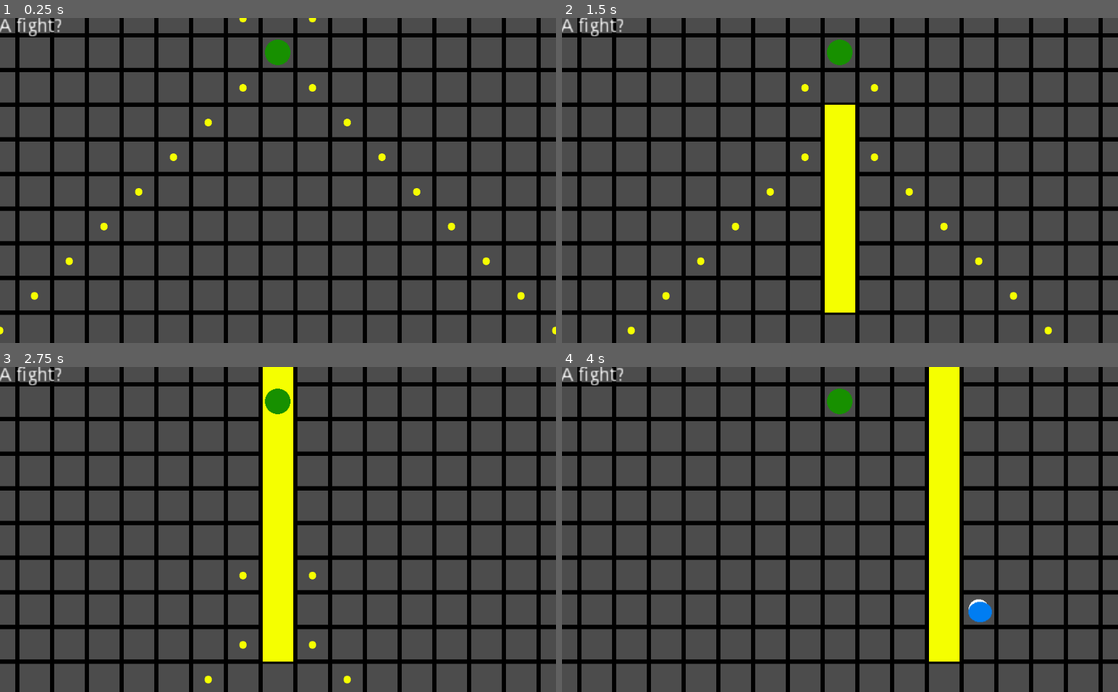
Above: before the commit, frames 1-4 (two rows, left to right).
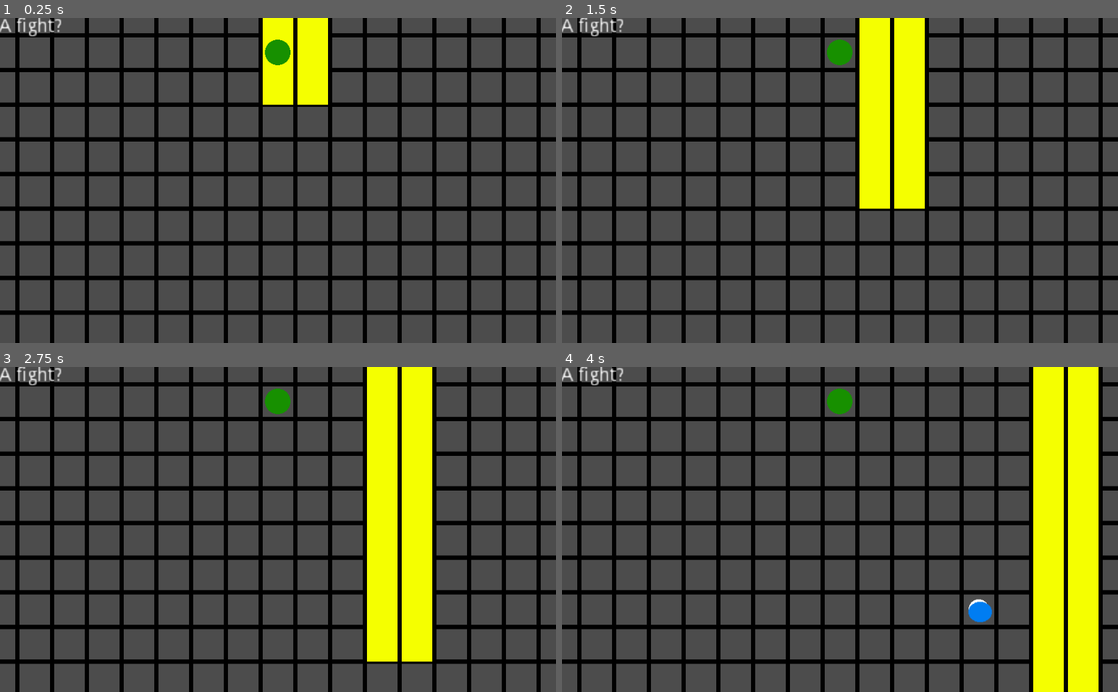
Above: after the commit, the same moments.

Repository: Jaykingamez/Hot-or-Cold
Game: Godot game, scene res://Hot or Cold3.tscn
Two runs of this game, one before a commit and one after it. Both use one fixed random seed, a clock stepped at 60 frames per second and the inputs below.
Inputs:
- Up to frame 1 (0.25 s): no input
- Up to frame 2 (1.5 s): hold Right (ui_right) 0.53-1.28 s; tap Space (ui_select) at 0.77 s; hold Down (ui_down) from 1.28 s (still down)
- Up to frame 3 (2.75 s): tap Space (ui_select) at 1.52 s; release Down (ui_down) at 2.03 s; hold Right (ui_right) from 2.03 s (still down)
- Up to frame 4 (4 s): release Right (ui_right) at 2.78 s; hold Up (ui_up) 2.78-3.53 s; tap Space (ui_select) at 3.02, 3.77 s; hold Left (ui_left) from 3.53 s (still down)

The runs differ from the first frame. In frame 1, 3.0% of the frame differs, in the area x 0-100%, y 0-98%; in frame 2, 10%; in frame 3, 15%; in frame 4, 16%, in the area x 66-97%, y 0-100%.

Commit message:
Sigh again

Diff:
--- a/ColorRect.gd
+++ b/ColorRect.gd
@@ -16,3 +16,7 @@
 
 func _on_Text_Transition():
 	self.show() # Replace with function body.
+
+
+func _on_Pieces_Bye():
+	 self.show() # Replace with function body.
--- a/Hot or Cold3.tscn
+++ b/Hot or Cold3.tscn
@@ -1,16 +1,17 @@
-[gd_scene load_steps=12 format=2]
+[gd_scene load_steps=13 format=2]
 
 [ext_resource path="res://HUD.gd" type="Script" id=1]
-[ext_resource path="res://Utsuho_Text.gd" type="Script" id=2]
-[ext_resource path="res://Story.gd" type="Script" id=3]
-[ext_resource path="res://Grid.tres" type="TileSet" id=4]
-[ext_resource path="res://Utsuho_GridCreation.gd" type="Script" id=5]
-[ext_resource path="res://Characters.tres" type="TileSet" id=6]
-[ext_resource path="res://Utsuho_grid.gd" type="Script" id=7]
-[ext_resource path="res://Cirno.tscn" type="PackedScene" id=8]
-[ext_resource path="res://Cirno.gd" type="Script" id=9]
-[ext_resource path="res://Utsuho.gd" type="Script" id=10]
-[ext_resource path="res://tilemaps for game/sprite_2.png" type="Texture" id=11]
+[ext_resource path="res://ColorRect.gd" type="Script" id=2]
+[ext_resource path="res://Utsuho_Text.gd" type="Script" id=3]
+[ext_resource path="res://Story.gd" type="Script" id=4]
+[ext_resource path="res://Grid.tres" type="TileSet" id=5]
+[ext_resource path="res://Utsuho_GridCreation.gd" type="Script" id=6]
+[ext_resource path="res://Characters.tres" type="TileSet" id=7]
+[ext_resource path="res://Utsuho_grid.gd" type="Script" id=8]
+[ext_resource path="res://Cirno.tscn" type="PackedScene" id=9]
+[ext_resource path="res://Cirno.gd" type="Script" id=10]
+[ext_resource path="res://Utsuho.gd" type="Script" id=11]
+[ext_resource path="res://tilemaps for game/sprite_2.png" type="Texture" id=12]
 
 [node name="Node" type="Node"]
 
@@ -19,6 +20,12 @@
 [node name="HUD" type="Control" parent="CanvasLayer"]
 script = ExtResource( 1 )
 
+[node name="ColorRect" type="ColorRect" parent="CanvasLayer/HUD"]
+margin_right = 40.0
+margin_bottom = 40.0
+color = Color( 0, 0, 0, 1 )
+script = ExtResource( 2 )
+
 [node name="Text" type="Label" parent="CanvasLayer/HUD"]
 margin_left = -2.0
 margin_top = -1.0
@@ -37,32 +44,31 @@
 grow_vertical = 0
 rect_scale = Vector2( 2.5, 2.5 )
 autowrap = true
-script = ExtResource( 3 )
+script = ExtResource( 4 )
 
 [node name="Grid" type="TileMap" parent="."]
-tile_set = ExtResource( 4 )
+tile_set = ExtResource( 5 )
 format = 1
 tile_data = PoolIntArray( -1, 2, 0, -65536, 2, 0, -65535, 2, 0, -65534, 2, 0, -65533, 2, 0, -65532, 2, 0, -65531, 2, 0, …(972 unchanged characters)…
-script = ExtResource( 5 )
+script = ExtResource( 6 )
 
 [node name="Pieces" type="TileMap" parent="Grid"]
-tile_set = ExtResource( 6 )
+tile_set = ExtResource( 7 )
 format = 1
-script = ExtResource( 7 )
+script = ExtResource( 8 )
 
-[node name="Cirno" parent="Grid/Pieces" instance=ExtResource( 8 )]
-script = ExtResource( 9 )
+[node name="Cirno" parent="Grid/Pieces" instance=ExtResource( 9 )]
+script = ExtResource( 10 )
 type = 2
 
 [node name="Utsuho" type="Node2D" parent="Grid/Pieces"]
-editor/display_folded = true
-script = ExtResource( 10 )
+script = ExtResource( 11 )
 type = 1
 
 [node name="Position2D" type="Position2D" parent="Grid/Pieces/Utsuho"]
 
 [node name="Sprite" type="Sprite" parent="Grid/Pieces/Utsuho/Position2D"]
-texture = ExtResource( 11 )
+texture = ExtResource( 12 )
 offset = Vector2( 32, 32 )
 
 [node name="Camera2D" type="Camera2D" parent="Grid"]
@@ -70,4 +76,6 @@
 current = true
 editor_draw_drag_margin = true
 [connection signal="StandProud" from="CanvasLayer/HUD/Text" to="Grid/Pieces" method="_on_Text_StandProud"]
+[connection signal="Bye" from="Grid/Pieces" to="CanvasLayer/HUD/Story" method="_on_Pieces_Bye"]
+[connection signal="Bye" from="Grid/Pieces" to="CanvasLayer/HUD/ColorRect" method="_on_Pieces_Bye"]
 [connection signal="Stand" from="Grid/Pieces" to="CanvasLayer/HUD/Text" method="_on_Pieces_Stand"]
--- a/Story.gd
+++ b/Story.gd
@@ -15,3 +15,7 @@
 
 func _on_Text_Transition():
 	self.set_text("Mokou-sama?") # Replace with function body.
+
+
+func _on_Pieces_Bye():
+	self.set_text("Fin") # Replace with function body.
--- a/Utsuho_Text.gd
+++ b/Utsuho_Text.gd
@@ -1,5 +1,6 @@
 extends Label
 signal StandProud
+
 
 func _ready():
 	set_process(false)
--- a/Utsuho_grid.gd
+++ b/Utsuho_grid.gd
@@ -11,6 +11,9 @@
 var LEFT: int = -4
 var RIGHT: int = 18
 signal Stand
+signal Bye
+
+
 
 
 
@@ -25,7 +28,11 @@
 		for height in range(the_grid.HEIGHT-the_grid.STARTING_POSITION.y):
 			if width == 0 or height == 0 or width == the_grid.WIDTH-the_grid.STARTING_POSITION.x-1  or height == the_grid.HEIGHT-the_grid.STARTING_POSITION.y-1:
 				set_cellv(Vector2(width+the_grid.STARTING_POSITION.x,height+the_grid.STARTING_POSITION.y), OBSTACLE)
-	Utsuho_SpellCard2()
+	#var mokou1 = mokou.instance()
+	#mokou1.position = map_to_world(Vector2(7, 2))
+	#self.add_child(mokou1)
+	Utsuho_SpellCard1()
+
 
 
 
@@ -165,8 +172,13 @@
 			else:
 				laser = Vector2(laser.x, laser.y+3)
 		count += 1
-		emit_signal("Stand")
+	emit_signal("Stand")
 
 
 func _on_Text_StandProud():
-	pass # Replace with function body.
+	Cirno.position = map_to_world(Vector2(7,9))
+	var mokou1 = mokou.instance()
+	mokou1.position = map_to_world(Vector2(7, 2))
+	self.add_child(mokou1)
+	yield(get_tree().create_timer(5),"timeout")
+	emit_signal("Bye")
Not shown: 1 places in Hot or Cold3.tscn that only renumber resources
Not shown: 3 places in Mokou.tscn that only renumber resources
